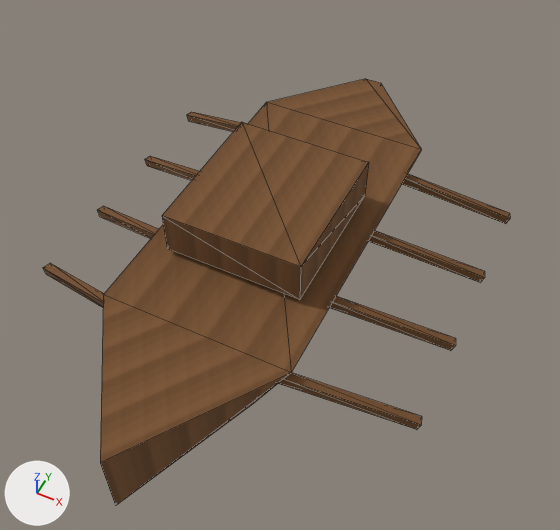
Renders of the glTF model app/src/main/assets/3d/field/unit-BOAT-lod1.glb from each side of a commit.
Rendered twice from a camera (50 mm lens) standing at (0.396, -0.754, 0.981) and looking at (0.035, -0.032, 0.078). Arrows for +X, +Y and +Z are at lower left; the lights stay in place. The first picture is the older version. Mesh edges are drawn as thin lines. Vertices at exactly the same position are counted once.
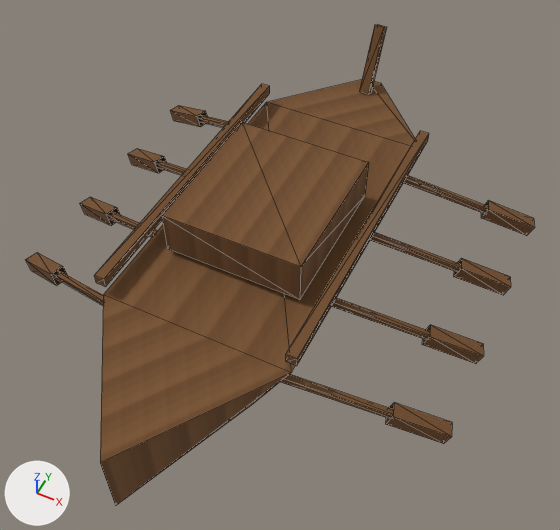
Where the change shows, as pixel boxes [x1, y1, x2, y2] in the pictures (560 x 530 px):
'Mesh_0', reshaped (9% wider, 13% taller)
    before: [43, 79, 510, 505]
    after: [25, 24, 535, 505]
part 1 of me_mesh_0, rebuilt
    before: [97, 206, 159, 239]
    after: [106, 211, 158, 237]
part 2 of me_mesh_0, rebuilt
    before: [329, 296, 456, 350]
    after: [331, 298, 430, 340]
part 3 of me_mesh_0, rebuilt
    before: [43, 263, 104, 307]
    after: [51, 270, 103, 305]
part 4 of me_mesh_0, rebuilt
    before: [278, 373, 422, 429]
    after: [280, 374, 394, 419]
part 5 of me_mesh_0, rebuilt
    before: [402, 174, 510, 224]
    after: [404, 176, 488, 214]
part 6 of me_mesh_0, rebuilt
    before: [145, 156, 200, 180]
    after: [155, 160, 187, 175]
part 7 of me_mesh_0, rebuilt
    before: [368, 230, 485, 282]
    after: [370, 233, 461, 272]
part 8 of me_mesh_0, built on
    before: [187, 112, 241, 132]
    after: [25, 84, 270, 287]
part 9 of me_mesh_0, added
    after: [286, 24, 535, 444]

Patch to the scene script:
```diff
--- a/app/src/main/assets/3d/field/unit-BOAT-lod1.glb.py
+++ b/app/src/main/assets/3d/field/unit-BOAT-lod1.glb.py
@@ me_mesh_0 @@
 # used by ob_mesh_0; location = (0.0, 0.0, 0.0)
-me_mesh_0.from_pydata(...)  # 86 vertices, 107 faces; spans x -0.324..0.324, y -0.45..0.43, z 0.0..0.2
+me_mesh_0.from_pydata(...)  # 174 vertices, 217 faces; spans x -0.367..0.367, y -0.45..0.448, z 0.0..0.234
+# me_mesh_0 part 1: the loose piece of 8 vertices spanning x -0.324..-0.126, y -0.087..-0.013, z 0.023..0.107 is rebuilt with 8 vertices and now spans x -0.333..-0.127, y -0.085..-0.015, z 0.025..0.105
+# me_mesh_0 part 2: the loose piece of 8 vertices spanning x 0.126..0.324, y -0.087..-0.013, z 0.023..0.107 is rebuilt with 8 vertices and now spans x 0.127..0.333, y -0.085..-0.015, z 0.025..0.105
+# me_mesh_0 part 3: the loose piece of 8 vertices spanning x -0.324..-0.126, y -0.237..-0.163, z 0.023..0.107 is rebuilt with 8 vertices and now spans x -0.333..-0.127, y -0.235..-0.165, z 0.025..0.105
+# me_mesh_0 part 4: the loose piece of 8 vertices spanning x 0.126..0.324, y -0.237..-0.163, z 0.023..0.107 is rebuilt with 8 vertices and now spans x 0.127..0.333, y -0.235..-0.165, z 0.025..0.105
+# me_mesh_0 part 5: the loose piece of 8 vertices spanning x 0.126..0.324, y 0.213..0.287, z 0.023..0.107 is rebuilt with 8 vertices and now spans x 0.127..0.333, y 0.215..0.285, z 0.025..0.105
+# me_mesh_0 part 6: the loose piece of 8 vertices spanning x -0.324..-0.126, y 0.063..0.137, z 0.023..0.107 is rebuilt with 8 vertices and now spans x -0.333..-0.127, y 0.065..0.135, z 0.025..0.105
+# me_mesh_0 part 7: the loose piece of 8 vertices spanning x 0.126..0.324, y 0.063..0.137, z 0.023..0.107 is rebuilt with 8 vertices and now spans x 0.127..0.333, y 0.065..0.135, z 0.025..0.105
+# me_mesh_0 part 8
+# 4 vertices are removed from x -0.324..-0.316, y 0.273..0.287, z 0.023..0.037
+# 10 faces are deleted
+# 4 vertices move from x -0.134..-0.126, y 0.213..0.227, z 0.093..0.107 to x -0.158..-0.142, y 0.28, z 0.142..0.158
+# 28 vertices are added at x -0.367..-0.127, y -0.23..0.302, z 0.007..0.158
+# 16 new vertices lie (0.08, -0.025, 0.03) away from vertices in x -0.367..-0.353, y -0.172..0.302, z 0.007..0.029
+# 60 new faces join them
+# me_mesh_0 part 9
+# 32 vertices are added at x -0.009..0.287, y -0.23..0.448, z 0.037..0.234
+# 16 new vertices lie (0.08, 0.025, -0.03) away from vertices in x 0.273..0.287, y -0.197..0.277, z 0.037..0.059
+# 60 new faces join them
 me_mesh_0.materials.append(mat_material_0)
```
